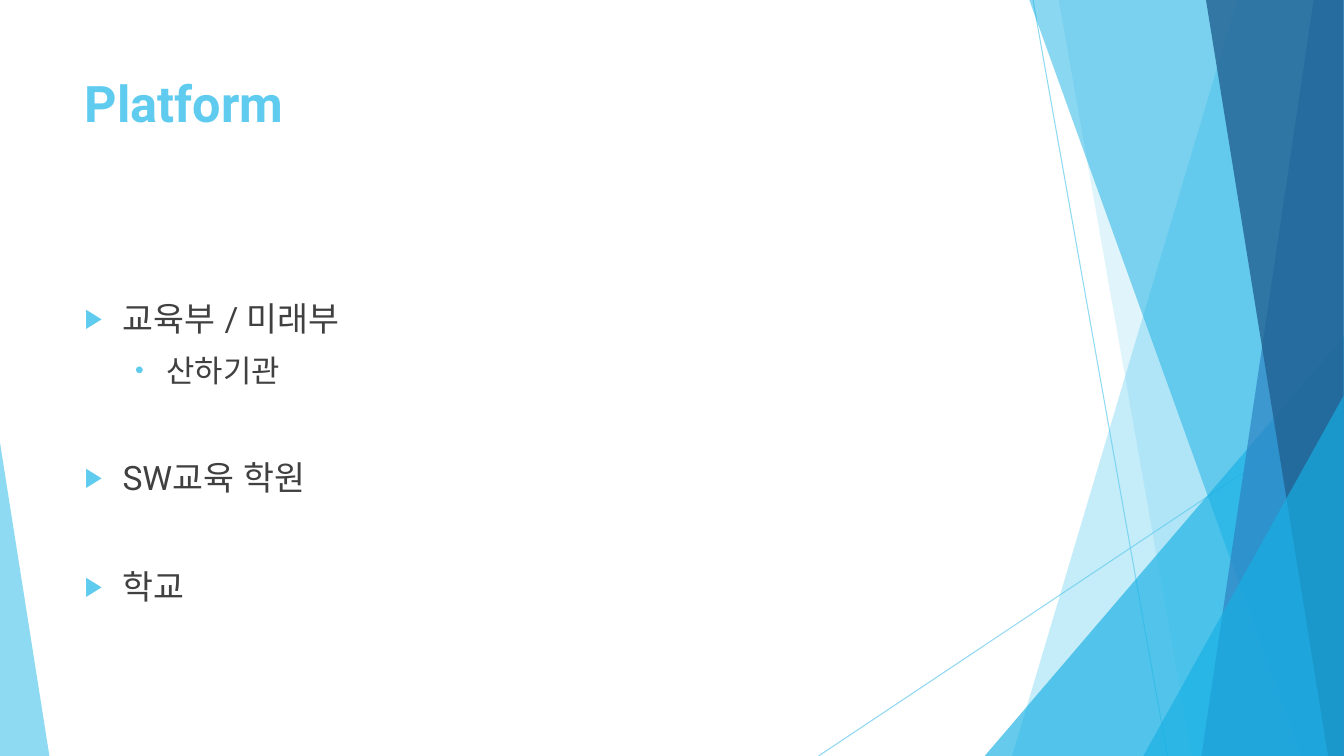
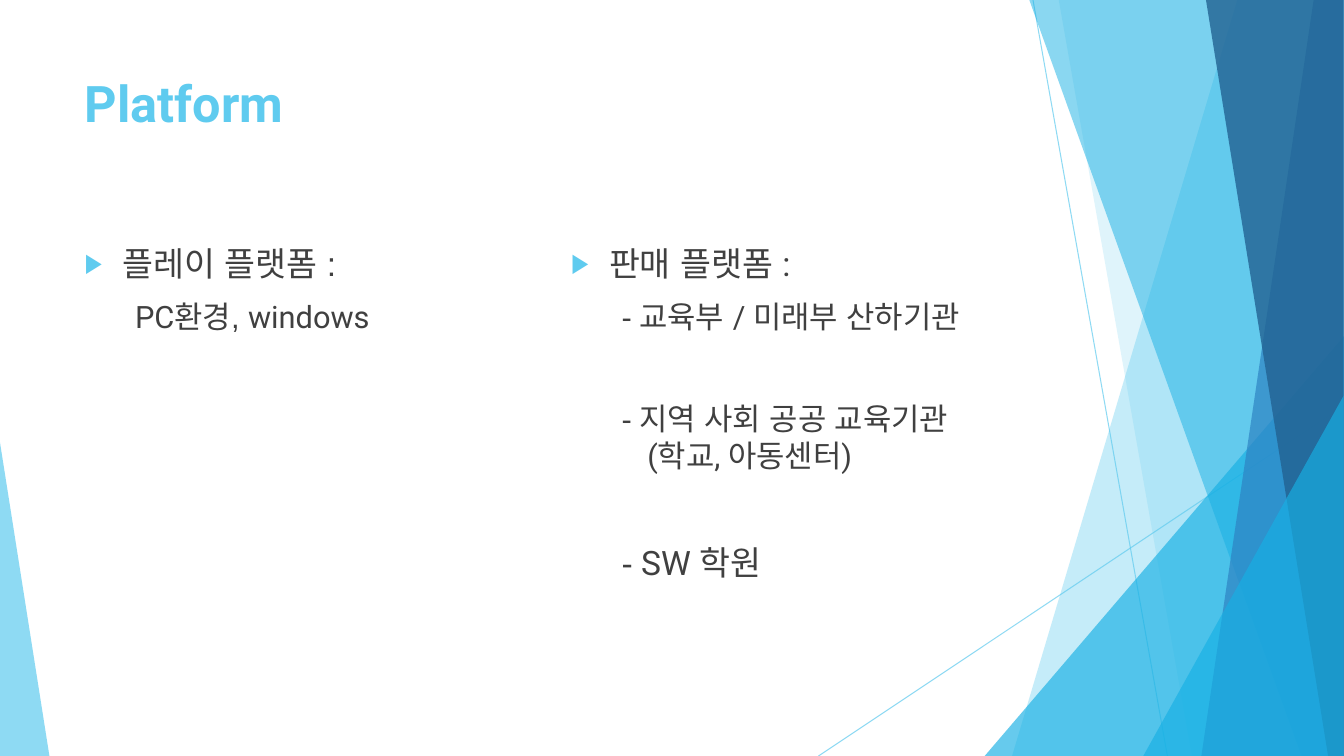
Before and after one commit to healjoo/smallprecious, a slide deck: slide 10 of 코딩교육용 퍼즐게임 제안서.pptx (slide 9 before the commit). Drawn at 1344x756 pixels with LibreOffice and Linux fonts; fonts in the diff are those of the drawing. Boxes give left, top, right and bottom in pixels: in the first picture for what was removed or moved away, otherwise in the second. Text is boxed around its words. In the diff, an @@ line names an element or a change of style, - is before the commit and + after.

```diff
--- a/코딩교육용 퍼즐게임 제안서.pptx
+++ b/코딩교육용 퍼즐게임 제안서.pptx
@@ text at (123, 248, 369, 332): text changed; size 24 to 22 pt; font Roboto to Arial @@
-▶ 교육부 / 미래부
-  • 산하기관
-▶ SW교육 학원
-▶ 학교
+▶ 플레이 플랫폼 :
+  PC환경, windows
@@ text added at (609, 248, 960, 578), 22 pt, text #404040 @@
+▶ 판매 플랫폼 :
+  - 교육부 / 미래부 산하기관
+  - 지역 사회 공공 교육기관 (학교, 아동센터)
+- SW 학원
```
Also in this commit, not shown: 7 other slides changed, 2 slides added.
